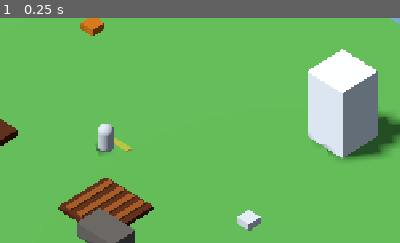
Above: before the commit, frame 1.
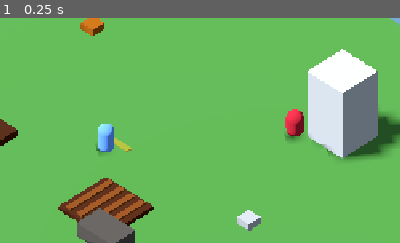
Above: after the commit, the same moment.

Repository: christianhermes/game1
Game: Godot game, scene res://main.tscn
Two runs of this game, one before a commit and one after it. Both use one fixed random seed, a clock stepped at 60 frames per second and the inputs below.
Inputs:
- Up to frame 1 (0.25 s): no input
The pictures show only the part of the screen within x 37-87%, y 23-73%; the shares and areas given below are measured in that part.

The runs differ from the first frame. In frame 1, 1.0% of the frame differs, in the area x 24-76%, y 40-60%.

Commit message:
Einfachen Kampf und Trefferfeedback ergänzen

Diff:
--- a/survival-game/godot/main.tscn
+++ b/survival-game/godot/main.tscn
@@ -28,6 +28,7 @@
 [ext_resource type="Resource" uid="uid://c8d31ifj1bk4" path="res://data/items/item_catalog.tres" id="26_item_catalog"]
 [ext_resource type="Resource" uid="uid://bh4i50sg2y5im" path="res://data/buildings/wood_chest.tres" id="28_qsp4k"]
 [ext_resource type="PackedScene" path="res://scenes/ui/storage_menu.tscn" id="28_storage_menu"]
+[ext_resource type="PackedScene" path="res://scenes/enemies/basic_enemy.tscn" id="29_basic_enemy"]
 
 [sub_resource type="Environment" id="WorldEnvironment"]
 background_mode = 1
@@ -44,12 +45,29 @@
 material = SubResource("GroundMaterial")
 size = Vector3(40, 0.2, 40)
 
+[sub_resource type="StandardMaterial3D" id="PlayerMaterial"]
+albedo_color = Color(0.36, 0.55, 0.86, 1)
+
 [sub_resource type="CapsuleMesh" id="PlayerMesh"]
+material = SubResource("PlayerMaterial")
 
 [sub_resource type="CapsuleShape3D" id="PlayerShape"]
 
 [sub_resource type="SphereShape3D" id="InteractionShape"]
 radius = 2.2
+
+[sub_resource type="SphereShape3D" id="AttackShape"]
+radius = 1.8
+
+[sub_resource type="StandardMaterial3D" id="AttackEffectMaterial"]
+transparency = 1
+shading_mode = 0
+albedo_color = Color(1, 0.72, 0.12, 0.7)
+
+[sub_resource type="TorusMesh" id="AttackEffectMesh"]
+material = SubResource("AttackEffectMaterial")
+inner_radius = 1.4
+outer_radius = 1.8
 
 [sub_resource type="TorusMesh" id="TorusMesh_lfxu0"]
 
@@ -90,7 +108,7 @@
 transform = Transform3D(1, 0, 0, 0, 1, 0, 0, 0, 1, 0, -0.1, 0)
 mesh = SubResource("GroundMesh")
 
-[node name="Player" type="CharacterBody3D" parent="." unique_id=1403501398 groups=["selectable"]]
+[node name="Player" type="CharacterBody3D" parent="." unique_id=1403501398 groups=["player", "selectable"]]
 transform = Transform3D(1, 0, 0, 0, 1, 0, 0, 0, 1, 1, 1, 1)
 script = ExtResource("2_player")
 
@@ -105,6 +123,17 @@
 
 [node name="InteractionShape" type="CollisionShape3D" parent="Player/InteractionArea" unique_id=1378207457]
 shape = SubResource("InteractionShape")
+
+[node name="AttackArea" type="Area3D" parent="Player" unique_id=1158203684]
+collision_layer = 0
+
+[node name="AttackShape" type="CollisionShape3D" parent="Player/AttackArea" unique_id=748660201]
+shape = SubResource("AttackShape")
+
+[node name="AttackEffect" type="MeshInstance3D" parent="Player" unique_id=1920962699]
+transform = Transform3D(1, 0, 0, 0, 1, 0, 0, 0, 1, 0, -0.8, 0)
+visible = false
+mesh = SubResource("AttackEffectMesh")
 
 [node name="Inventory" type="Node" parent="Player" unique_id=921649693]
 script = ExtResource("3_lquwl")
@@ -257,6 +286,9 @@
 transform = Transform3D(1, 0, 0, 0, 1, 0, 0, 0, 1, 10, 0, -10)
 available_recipes = Array[ExtResource("13_074og")]([])
 
+[node name="BasicEnemy" parent="." unique_id=1489873208 instance=ExtResource("29_basic_enemy")]
+transform = Transform3D(1, 0, 0, 0, 1, 0, 0, 0, 1, 8, 1, -8)
+
 [node name="ConstructionSite" parent="." unique_id=290744299 instance=ExtResource("13_w48qg")]
 transform = Transform3D(1, 0, 0, 0, 1, 0, 0, 0, 1, 1, 0, 0)
 recipe = ExtResource("14_vivmo")
--- a/survival-game/godot/project.godot
+++ b/survival-game/godot/project.godot
@@ -98,6 +98,11 @@
 "events": [Object(InputEventKey,"resource_local_to_scene":false,"resource_name":"","device":-1,"window_id":0,"alt_press …(192 unchanged characters)…
 ]
 }
+attack={
+"deadzone": 0.2,
+"events": [Object(InputEventKey,"resource_local_to_scene":false,"resource_name":"","device":-1,"window_id":0,"alt_pressed":false,"shift_pressed":false,"ctrl_pressed":false,"meta_pressed":false,"pressed":false,"keycode":0,"physical_keycode":32,"key_label":0,"unicode":32,"location":0,"echo":false,"script":null)
+]
+}
 
 [rendering]
 
--- /dev/null
+++ b/survival-game/godot/scenes/enemies/basic_enemy.tscn
@@ -0,0 +1,59 @@
+[gd_scene format=3]
+
+[ext_resource type="Script" path="res://scripts/combat/basic_enemy.gd" id="1_enemy"]
+[ext_resource type="PackedScene" uid="uid://bt625i64upabl" path="res://scenes/items/item_pickup.tscn" id="2_loot"]
+
+[sub_resource type="StandardMaterial3D" id="EnemyMaterial"]
+albedo_color = Color(0.65, 0.12, 0.18, 1)
+
+[sub_resource type="CapsuleMesh" id="EnemyMesh"]
+material = SubResource("EnemyMaterial")
+radius = 0.55
+height = 1.8
+
+[sub_resource type="CapsuleShape3D" id="EnemyShape"]
+radius = 0.55
+height = 1.8
+
+[sub_resource type="StandardMaterial3D" id="HealthBarBackgroundMaterial"]
+transparency = 1
+shading_mode = 0
+albedo_color = Color(0.55, 0.06, 0.06, 0.95)
+billboard_mode = 1
+no_depth_test = true
+
+[sub_resource type="QuadMesh" id="HealthBarBackgroundMesh"]
+material = SubResource("HealthBarBackgroundMaterial")
+size = Vector2(1.3, 0.16)
+
+[sub_resource type="StandardMaterial3D" id="HealthBarFillMaterial"]
+transparency = 1
+shading_mode = 0
+albedo_color = Color(0.18, 0.9, 0.24, 1)
+billboard_mode = 1
+no_depth_test = true
+render_priority = 1
+
+[sub_resource type="QuadMesh" id="HealthBarFillMesh"]
+material = SubResource("HealthBarFillMaterial")
+size = Vector2(1.2, 0.1)
+
+[node name="BasicEnemy" type="CharacterBody3D" groups=["enemies"]]
+script = ExtResource("1_enemy")
+loot_scene = ExtResource("2_loot")
+
+[node name="MeshInstance3D" type="MeshInstance3D" parent="."]
+mesh = SubResource("EnemyMesh")
+
+[node name="CollisionShape3D" type="CollisionShape3D" parent="."]
+shape = SubResource("EnemyShape")
+
+[node name="HealthBar" type="Node3D" parent="."]
+transform = Transform3D(1, 0, 0, 0, 1, 0, 0, 0, 1, 0, 1.25, 0)
+visible = false
+
+[node name="Background" type="MeshInstance3D" parent="HealthBar"]
+mesh = SubResource("HealthBarBackgroundMesh")
+
+[node name="Fill" type="MeshInstance3D" parent="HealthBar"]
+mesh = SubResource("HealthBarFillMesh")
--- /dev/null
+++ b/survival-game/godot/scripts/combat/basic_enemy.gd
@@ -0,0 +1,208 @@
+class_name BasicEnemy
+extends CharacterBody3D
+
+## Einfacher Testgegner für Combat V1. Er verwendet zunächst direkte Bewegung
+## und Kollisionen. Navigation um Gebäude und Mauern folgt erst, wenn der kleine
+## Kampfkreislauf zuverlässig funktioniert.
+@export var display_name := "Wandernder Blopp"
+@export_range(1.0, 1000.0, 1.0) var max_health := 60.0
+@export_range(0.1, 20.0, 0.1) var move_speed := 2.5
+@export_range(1.0, 50.0, 0.5) var detection_range := 10.0
+@export_range(0.5, 5.0, 0.1) var attack_range := 1.4
+@export_range(1.0, 100.0, 1.0) var attack_damage := 10.0
+@export_range(0.1, 10.0, 0.1) var attack_cooldown := 1.2
+@export var loot_scene: PackedScene
+@export var loot_item_id: StringName = &"stone"
+@export_range(1, 99, 1) var loot_amount := 1
+
+var health := 0.0
+var attack_cooldown_remaining := 0.0
+var target: Node3D
+var hit_material: StandardMaterial3D
+var enemy_base_color := Color(0.65, 0.12, 0.18, 1.0)
+var hit_flash_tween: Tween
+var health_bar_tween: Tween
+var health_bar_fill_mesh: QuadMesh
+
+@onready var body_mesh: MeshInstance3D = $MeshInstance3D
+@onready var health_bar: Node3D = $HealthBar
+@onready var health_bar_fill: MeshInstance3D = $HealthBar/Fill
+
+
+## Initialisiert die Laufzeit-Lebenspunkte und sucht den Player unabhängig von
+## seinem konkreten Szenenpfad über die gemeinsame Gruppe.
+func _ready() -> void:
+	health = max_health
+	target = get_tree().get_first_node_in_group("player") as Node3D
+	var source_material := body_mesh.get_active_material(0) as StandardMaterial3D
+	if source_material != null:
+		hit_material = source_material.duplicate() as StandardMaterial3D
+		body_mesh.material_override = hit_material
+		enemy_base_color = hit_material.albedo_color
+	var source_fill_mesh := health_bar_fill.mesh as QuadMesh
+	if source_fill_mesh != null:
+		health_bar_fill_mesh = source_fill_mesh.duplicate() as QuadMesh
+		health_bar_fill.mesh = health_bar_fill_mesh
+
+
+func get_world_info_title() -> String:
+	return display_name
+
+
+func get_world_info_text() -> String:
+	return "Leben: %d/%d" % [roundi(health), roundi(max_health)]
+
+
+## Verfolgt den Player innerhalb der Erkennungsreichweite auf direktem Weg.
+## Diese erste Combat-Version besitzt absichtlich noch kein Pathfinding um
+## Gebäude. Innerhalb der Angriffsreichweite bleibt der Gegner stehen und fügt
+## nur nach Ablauf seines Cooldowns erneut Schaden zu.
+func _physics_process(delta: float) -> void:
+	attack_cooldown_remaining = maxf(
+		attack_cooldown_remaining - delta,
+		0.0,
+	)
+
+	if not is_instance_valid(target):
+		velocity = Vector3.ZERO
+		target = get_tree().get_first_node_in_group("player") as Node3D
+		if target == null:
+			move_and_slide()
+			return
+
+	var direction_to_target := target.global_position - global_position
+	direction_to_target.y = 0.0
+	var distance_squared := direction_to_target.length_squared()
+
+	if distance_squared > detection_range * detection_range:
+		velocity = Vector3.ZERO
+	elif distance_squared > attack_range * attack_range:
+		var movement_direction := direction_to_target.normalized()
+		velocity = Vector3(
+			movement_direction.x * move_speed,
+			0.0,
+			movement_direction.z * move_speed,
+		)
+	else:
+		velocity = Vector3.ZERO
+		if attack_cooldown_remaining <= 0.0 and target.has_method("take_damage"):
+			target.call("take_damage", attack_damage, self)
+			attack_cooldown_remaining = attack_cooldown
+
+	move_and_slide()
+
+
+## Verarbeitet nur positiven Schaden. Die zusätzliche Lebensprüfung verhindert,
+## dass mehrere Treffer während des bereits eingeleiteten Todes mehrfach Beute
+## erzeugen. Jeder gültige Treffer löst gemeinsam den Materialblitz, die
+## temporäre Lebensleiste und eine aufsteigende Schadenszahl aus.
+func take_damage(amount: float, _attacker: Node3D = null) -> void:
+	if amount <= 0.0 or health <= 0.0:
+		return
+
+	health = clampf(health - amount, 0.0, max_health)
+	_play_hit_flash()
+	_show_health_bar()
+	_spawn_damage_number(amount)
+	if health <= 0.0:
+		_die()
+
+
+func _play_hit_flash() -> void:
+	## Ohne ein vorbereitetes Material gibt es keine Farbe, die animiert werden
+	## kann. Der frühe Rücksprung verhindert deshalb einen Laufzeitfehler.
+	if hit_material == null:
+		return
+
+	## Bei einem schnellen zweiten Treffer läuft möglicherweise noch der vorige
+	## Tween. kill() verhindert, dass zwei Tweens dieselbe Farbe verändern.
+	if hit_flash_tween != null:
+		hit_flash_tween.kill()
+
+	## Der eigentliche Treffer ist ein sofortiger Farbwechsel zu Weiß.
+	hit_material.albedo_color = Color.WHITE
+
+	## create_tween() liefert das Tween-Objekt. Dieses speichern wir, damit es
+	## beim nächsten Treffer bei Bedarf beendet werden kann.
+	hit_flash_tween = create_tween()
+
+	## tween_property() verändert die angegebene Property über die Zeit. Der
+	## Property-Pfad muss als String angegeben werden; Zielwert ist die zuvor
+	## gespeicherte normale Gegnerfarbe.
+	hit_flash_tween.tween_property(
+		hit_material,
+		"albedo_color",
+		enemy_base_color,
+		0.12,
+	)
+
+
+func _show_health_bar() -> void:
+	## Größe und Mittelpunkt werden direkt am individuellen QuadMesh verändert.
+	## Anders als eine Node3D-Position wird dieser Versatz gemeinsam mit dem
+	## Billboard zur Kamera gedreht und bleibt dadurch innerhalb des Hintergrunds.
+	var health_ratio := clampf(health / max_health, 0.0, 1.0)
+	if health_bar_fill_mesh != null:
+		var fill_size := health_bar_fill_mesh.size
+		fill_size.x = 1.2 * health_ratio
+		health_bar_fill_mesh.size = fill_size
+
+		var center_offset := health_bar_fill_mesh.center_offset
+		center_offset.x = -(1.0 - health_ratio) * 0.6
+		health_bar_fill_mesh.center_offset = center_offset
+	health_bar.visible = true
+
+	## Ein neuer Treffer beginnt die zweisekündige Sichtbarkeit erneut.
+	if health_bar_tween != null:
+		health_bar_tween.kill()
+	health_bar_tween = create_tween()
+	health_bar_tween.tween_interval(2.0)
+	health_bar_tween.tween_callback(func() -> void:
+		health_bar.visible = false
+	)
+
+
+func _spawn_damage_number(amount: float) -> void:
+	var world_parent := get_parent()
+	if world_parent == null:
+		return
+
+	var damage_label := Label3D.new()
+	damage_label.text = "-%d" % roundi(amount)
+	damage_label.billboard = BaseMaterial3D.BILLBOARD_ENABLED
+	damage_label.no_depth_test = true
+	damage_label.font_size = 48
+	damage_label.outline_size = 8
+	damage_label.modulate = Color(1.0, 0.3, 0.2, 1.0)
+	world_parent.add_child(damage_label)
+	damage_label.global_position = global_position + Vector3(0.0, 1.45, 0.0)
+
+	## Das Label ist absichtlich ein Geschwisterknoten des Gegners. Dadurch kann
+	## die Zahl des tödlichen Treffers weiterlaufen, obwohl der Gegner verschwindet.
+	var target_position := damage_label.global_position + Vector3.UP
+	var damage_tween := damage_label.create_tween().set_parallel()
+	damage_tween.tween_property(
+		damage_label,
+		"global_position",
+		target_position,
+		0.6,
+	).set_trans(Tween.TRANS_QUAD).set_ease(Tween.EASE_OUT)
+	damage_tween.tween_property(damage_label, "modulate:a", 0.0, 0.6)
+	damage_tween.chain().tween_callback(damage_label.queue_free)
+
+
+## Erzeugt aus der vollständigen Pickup-Szene eine sicht- und kollidierbare
+## Beute. Die eindeutige world_id eignet sich zugleich für das Auftragssystem.
+## Auch ohne gültige Lootszene wird der besiegte Gegner zuverlässig entfernt.
+func _die() -> void:
+	var world_parent := get_parent()
+	if loot_scene != null and world_parent != null:
+		var loot := loot_scene.instantiate() as ItemPickup
+		if loot != null:
+			loot.amount = loot_amount
+			loot.item_id = loot_item_id
+			loot.world_id = StringName("enemy_loot_%d" % get_instance_id())
+			world_parent.add_child(loot)
+			loot.global_position = global_position
+
+	queue_free()
--- a/survival-game/godot/scripts/player.gd
+++ b/survival-game/godot/scripts/player.gd
@@ -5,6 +5,12 @@
 
 # Bewegungsgeschwindigkeit des Spielers in Metern pro Sekunde.
 const SPEED := 6.0
+
+## Der Nahkampfangriff verwendet die Eingabeaktion attack und eine eigene
+## AttackArea mit 1,8 Metern Radius. Schaden und Cooldown bleiben exportiert,
+## damit sich das erste Kampfgefühl ohne Codeänderung abstimmen lässt.
+@export_range(1.0, 100.0, 1.0) var attack_damage := 25.0
+@export_range(0.1, 5.0, 0.1) var attack_cooldown := 0.6
 
 # Diese ID verbindet den sichtbaren CharacterBody3D mit seinen persistenten
 # Aufträgen im SettlementJobManager.
@@ -28,12 +34,20 @@
 var selected_item_id: StringName = &""
 
 var spawn_position := Vector3.ZERO
+var attack_cooldown_remaining := 0.0
+var attack_effect_tween: Tween
+var hurt_feedback_tween: Tween
+var player_material: StandardMaterial3D
+var player_base_color := Color(0.36, 0.55, 0.86, 1.0)
 
 # Zeigt an, ob der Bewohner aktuell einem Laufauftrag folgt.
 var has_move_target := false
 
 # Reichweite für Interaktionen und das Inventar des Spielers.
 @onready var interaction_area: Area3D = $InteractionArea
+@onready var attack_area: Area3D = $AttackArea
+@onready var attack_effect: MeshInstance3D = $AttackEffect
+@onready var body_mesh: MeshInstance3D = $MeshInstance3D
 @onready var inventory: Inventory = $Inventory
 @onready var stats: PlayerStats = $PlayerStats
 @onready var selection_marker: MeshInstance3D = $SelectionMarker
@@ -42,6 +56,11 @@
 func _ready() -> void:
 	spawn_position = global_position
 	stats.died.connect(_on_died)
+	var source_material := body_mesh.get_active_material(0) as StandardMaterial3D
+	if source_material != null:
+		player_material = source_material.duplicate() as StandardMaterial3D
+		body_mesh.material_override = player_material
+		player_base_color = player_material.albedo_color
 
 # Einheitlicher Eingang für alle Gegenstände. Die Restmenge bleibt beim
 # Aufrufer, wenn das Inventar nicht genug Platz besitzt.
@@ -119,8 +138,14 @@
 
 
 # _physics_process() läuft in einem festen Takt und ist für Bewegung gedacht.
-func _physics_process(_delta: float) -> void:
+# Der Angriff ist nur während der direkten Charaktersteuerung verfügbar. Sein
+# Cooldown läuft unabhängig von Bewegung und frühen Rückgaben einmal pro Takt.
+func _physics_process(delta: float) -> void:
 	var direct_input_available := can_move and direct_control_enabled
+	attack_cooldown_remaining = maxf(
+		attack_cooldown_remaining - delta,
+		0.0,
+	)
 
 	# "interact" ist eine Aktion aus den Eingabe-Einstellungen des Projekts.
 	if direct_input_available and Input.is_action_just_pressed("interact"):
@@ -164,6 +189,82 @@
 
 	# CharacterBody3D bewegt sich und berücksichtigt dabei Kollisionen.
 	move_and_slide()
+
+	if direct_input_available and Input.is_action_just_pressed("attack"):
+		_try_attack()
+
+
+## Führt nach Ablauf des Cooldowns immer einen sichtbaren Angriff aus. Dadurch
+## erhält auch ein Fehlschlag eine klare Rückmeldung und verbraucht den normalen
+## Angriffs-Cooldown. Getroffen wird höchstens der nächstgelegene gültige Gegner.
+func _try_attack() -> void:
+	if attack_cooldown_remaining > 0.0:
+		return
+	attack_cooldown_remaining = attack_cooldown
+	_play_attack_effect()
+
+	var closest_enemy: Node3D = null
+	var closest_distance_squared := INF
+	for body in attack_area.get_overlapping_bodies():
+		if not body.is_in_group("enemies") or not body.has_method("take_damage"):
+			continue
+
+		var enemy := body as Node3D
+		if enemy == null:
+			continue
+
+		var distance_squared := global_position.distance_squared_to(enemy.global_position)
+		if distance_squared < closest_distance_squared:
+			closest_enemy = enemy
+			closest_distance_squared = distance_squared
+
+	if closest_enemy == null:
+		return
+
+	closest_enemy.call("take_damage", attack_damage, self)
+
+
+func _play_attack_effect() -> void:
+	if attack_effect_tween != null:
+		attack_effect_tween.kill()
+	attack_effect.scale = Vector3.ONE * 0.25
+	attack_effect.visible = true
+	attack_effect_tween = create_tween()
+	attack_effect_tween.tween_property(
+		attack_effect,
+		"scale",
+		Vector3.ONE,
+		0.16,
+	).set_trans(Tween.TRANS_QUAD).set_ease(Tween.EASE_OUT)
+	attack_effect_tween.tween_callback(func() -> void:
+		attack_effect.visible = false
+	)
+
+
+## Leitet gültigen Schaden an die bereits zentrale PlayerStats-Lebenslogik
+## weiter. Der optionale Angreifer kann später für Aggro oder Todesursachen
+## ausgewertet werden. Bereits verlorenes Leben erzeugt kein weiteres visuelles
+## Trefferfeedback während der Respawn-Wartezeit.
+func take_damage(amount: float, _attacker: Node3D = null) -> void:
+	if amount <= 0.0 or stats.health <= 0.0:
+		return
+	stats.take_damage(amount)
+	_play_hurt_feedback()
+
+
+func _play_hurt_feedback() -> void:
+	if player_material == null:
+		return
+	if hurt_feedback_tween != null:
+		hurt_feedback_tween.kill()
+	player_material.albedo_color = Color(1.0, 0.12, 0.08, 1.0)
+	hurt_feedback_tween = create_tween()
+	hurt_feedback_tween.tween_property(
+		player_material,
+		"albedo_color",
+		player_base_color,
+		0.18,
+	)
 
 
 func _update_autonomous_movement() -> void:
--- a/survival-game/godot/scripts/ui/status_hud.gd
+++ b/survival-game/godot/scripts/ui/status_hud.gd
@@ -5,6 +5,9 @@
 @onready var health_bar: ProgressBar = $HealthBar
 @onready var mana_bar: ProgressBar = $ManaBar
 @onready var hunger_bar: ProgressBar = $HungerBar
+
+var previous_health := 0.0
+var health_feedback_tween: Tween
 
 
 func _ready() -> void:
@@ -15,18 +18,35 @@
 	stats.health_changed.connect(_on_health_changed)
 	stats.mana_changed.connect(_on_mana_changed)
 	stats.hunger_changed.connect(_on_hunger_changed)
+	previous_health = stats.health
 	_on_health_changed(stats.health, stats.max_health)
 	_on_mana_changed(stats.mana, stats.max_mana)
 	_on_hunger_changed(stats.hunger, stats.max_hunger)
 
+## Aktualisiert die Lebensleiste und hebt ausschließlich verlorene Lebenspunkte
+## kurz rot hervor. Heilung aktualisiert nur den Vergleichswert.
 func _on_health_changed(current: float, maximum: float) -> void:
 	health_bar.max_value = maximum
 	health_bar.value = current
+	if current < previous_health:
+		if health_feedback_tween != null:
+			health_feedback_tween.kill()
+		health_bar.modulate = Color(1.0, 0.25, 0.2, 1.0)
+		health_feedback_tween = create_tween()
+		health_feedback_tween.tween_property(
+			health_bar,
+			"modulate",
+			Color.WHITE,
+			0.25,
+		)
+	previous_health = current
+
 
 func _on_mana_changed(current: float, maximum: float) -> void:
 	mana_bar.max_value = maximum
 	mana_bar.value = current
 
+
 func _on_hunger_changed(current: float, maximum: float) -> void:
 	hunger_bar.max_value = maximum
 	hunger_bar.value = current
--- /dev/null
+++ b/survival-game/godot/tests/combat_smoke_test.gd
@@ -0,0 +1,61 @@
+extends SceneTree
+
+
+func _initialize() -> void:
+	call_deferred("_run_tests")
+
+
+func _run_tests() -> void:
+	var world := Node3D.new()
+	root.add_child(world)
+
+	var enemy_scene := load("res://scenes/enemies/basic_enemy.tscn") as PackedScene
+	assert(enemy_scene != null)
+	var enemy := enemy_scene.instantiate() as BasicEnemy
+	assert(enemy != null)
+	world.add_child(enemy)
+	enemy.global_position = Vector3(2.0, 0.0, 3.0)
+
+	assert(enemy.health == enemy.max_health)
+	assert(enemy.get_world_info_text() == "Leben: 60/60")
+	enemy.take_damage(25.0)
+	assert(enemy.health == 35.0)
+	assert(enemy.get_world_info_text() == "Leben: 35/60")
+	var health_bar := enemy.get_node("HealthBar") as Node3D
+	var health_bar_fill := enemy.get_node("HealthBar/Fill") as MeshInstance3D
+	var health_bar_fill_mesh := health_bar_fill.mesh as QuadMesh
+	assert(health_bar.visible)
+	assert(is_equal_approx(health_bar_fill_mesh.size.x, 1.2 * 35.0 / 60.0))
+	assert(is_equal_approx(
+		health_bar_fill_mesh.center_offset.x,
+		-(1.0 - 35.0 / 60.0) * 0.6,
+	))
+	assert(_count_damage_labels(world) == 1)
+
+	enemy.take_damage(35.0)
+	enemy.take_damage(1.0)
+	assert(enemy.is_queued_for_deletion())
+	assert(_count_damage_labels(world) == 2)
+
+	var spawned_loot: ItemPickup = null
+	for child in world.get_children():
+		if child is ItemPickup:
+			assert(spawned_loot == null)
+			spawned_loot = child as ItemPickup
+
+	assert(spawned_loot != null)
+	assert(spawned_loot.item_id == &"stone")
+	assert(spawned_loot.amount == 1)
+	assert(not spawned_loot.world_id.is_empty())
+	assert(spawned_loot.global_position.is_equal_approx(Vector3(2.0, 0.0, 3.0)))
+
+	print("COMBAT_SMOKE_TEST_OK")
+	quit()
+
+
+func _count_damage_labels(world: Node3D) -> int:
+	var label_count := 0
+	for child in world.get_children():
+		if child is Label3D:
+			label_count += 1
+	return label_count
Not shown, added: survival-game/godot/scripts/combat/basic_enemy.gd.uid
Not shown, added: survival-game/godot/tests/combat_smoke_test.gd.uid
